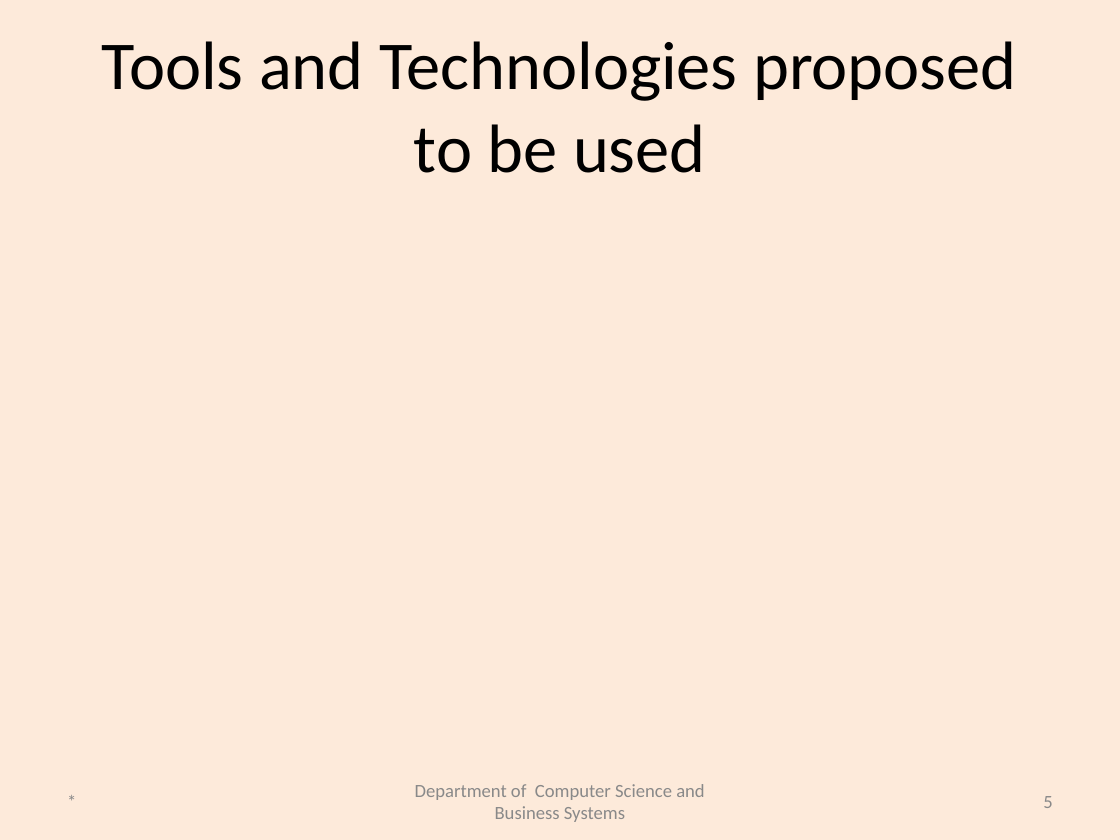
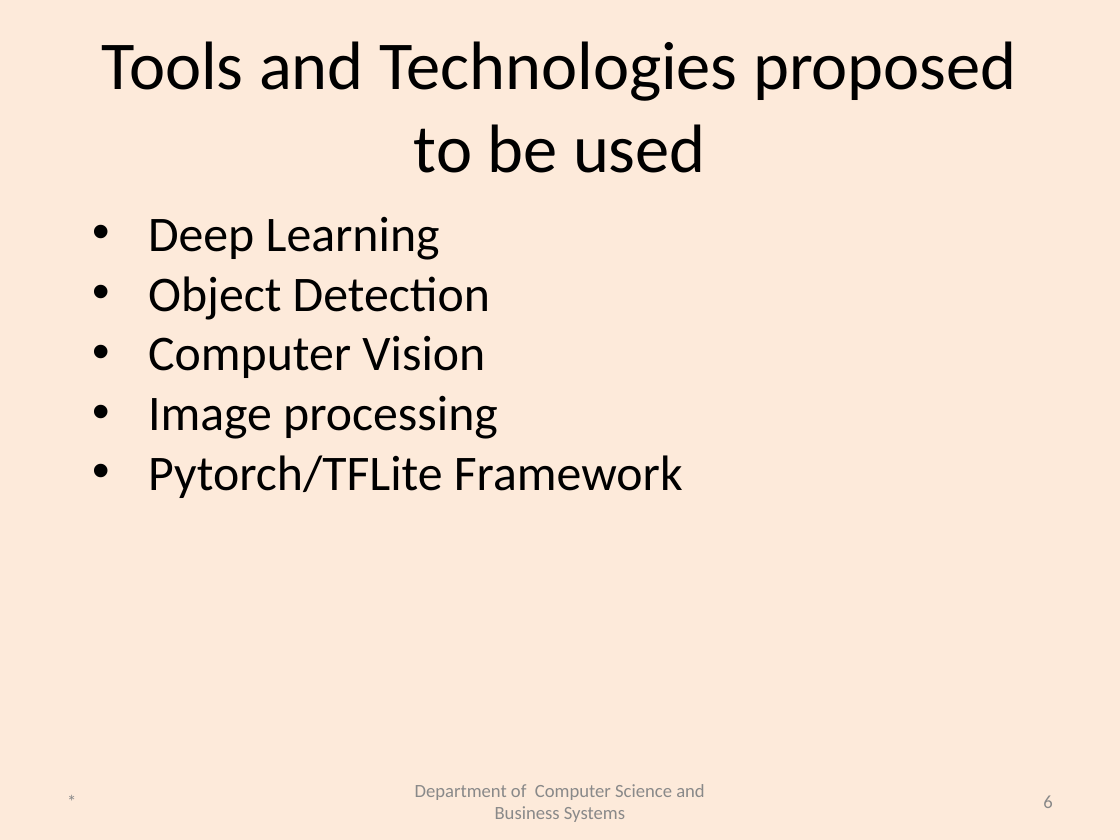
Before and after one commit to aathanush/MiniProject, a slide deck: slide 6 of Review_Template.pptx (slide 5 before the commit). Drawn at 1120x840 pixels with LibreOffice and Linux fonts; fonts in the diff are those of the drawing. Boxes give left, top, right and bottom in pixels: in the first picture for what was removed or moved away, otherwise in the second. Text is boxed around its words. In the diff, an @@ line names an element or a change of style, - is before the commit and + after.

```diff
--- a/Review_Template.pptx
+++ b/Review_Template.pptx
@@ text added at [148, 216, 683, 498], 32 pt, text #000000 @@
+• Deep Learning
+• Object Detection
+• Computer Vision
+• Image processing
+• Pytorch/TFLite Framework
@@ page number at [1043, 795, 1052, 808]: text changed @@
-5
+6
```
Also in this commit, not shown: 7 other slides changed, 2 slides added, 5 other files.
